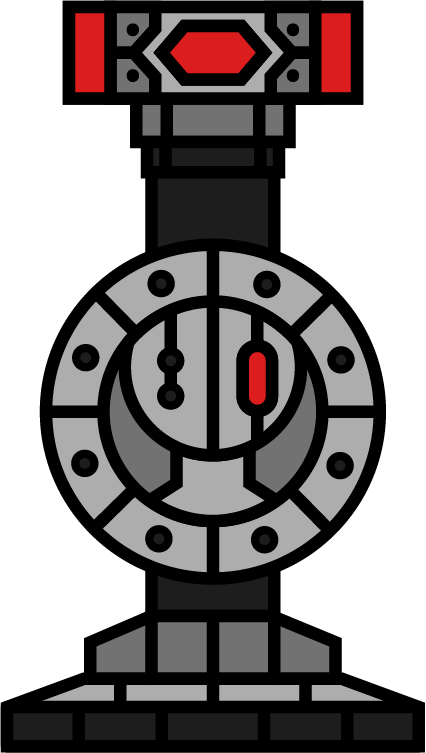
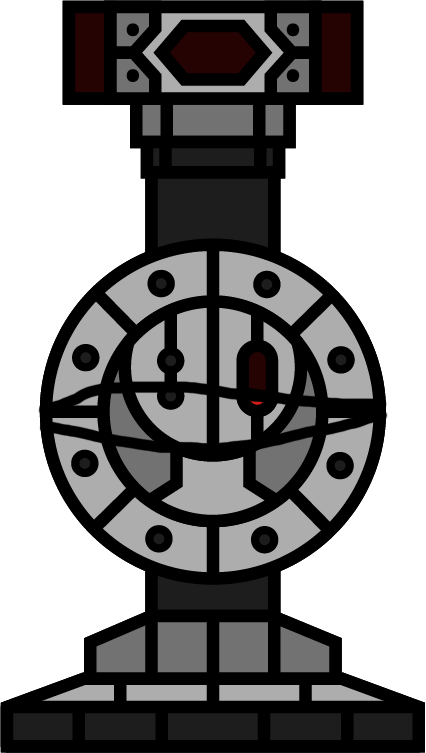
Before/after of a 426 x 753 layered artwork. What changed in the layer stack:
added layer "KRUSH-9_Cut_Top" in group "KRUSH-9" over (x1=38, y1=0, x2=388, y2=417)
added layer "KRUSH-9_Cut_Bottom" in group "KRUSH-9" over (x1=0, y1=409, x2=425, y2=753)
